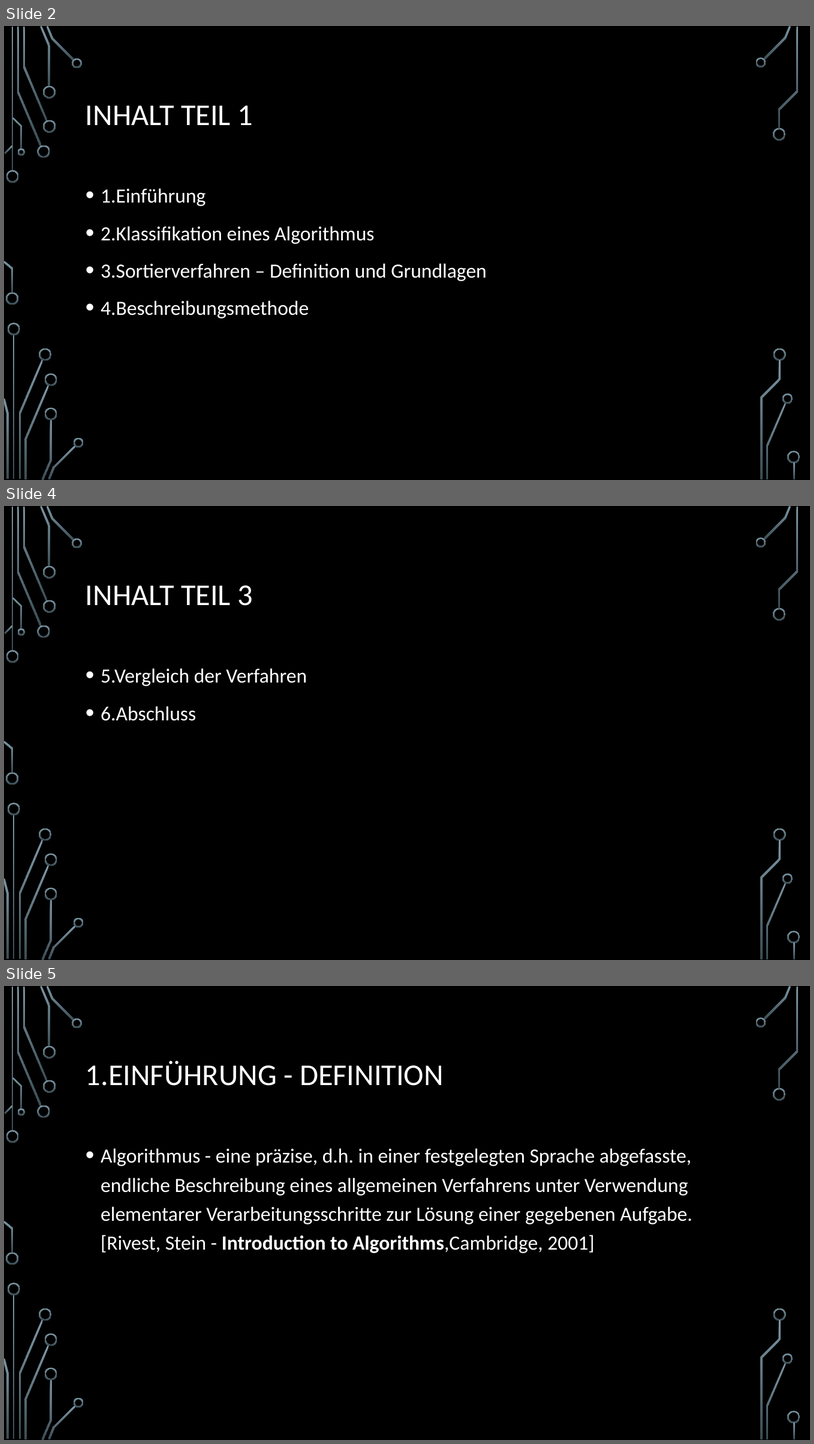
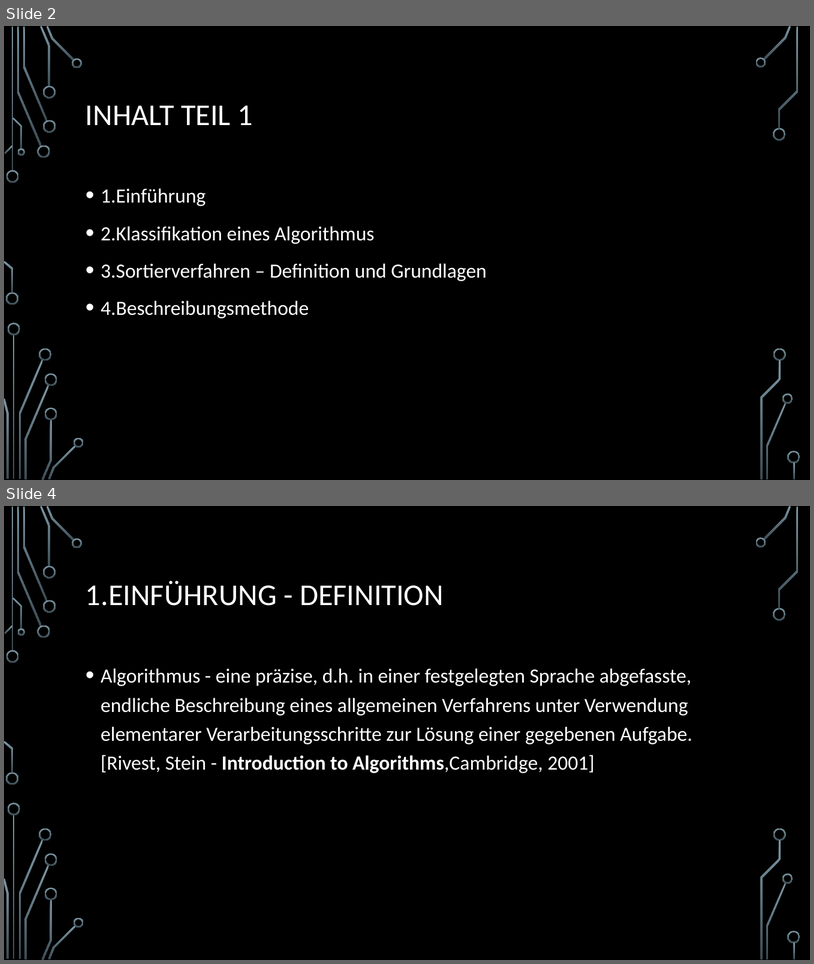
Before and after one commit to d-petrov/SortingAlgorithms, a slide deck: docs/sorting algorithms - presentation/Sortierverfahren.pptx. Shown one above the other, each under a label of ours: slides 2, 4 and 5 before the commit, slides 2 and 4 after it; the slides between them are not shown. The pictures are 814x1444 and 814x964 pixels, drawn with LibreOffice and Linux fonts; fonts in the diff are those of the drawing; background and template pictures are left out. Boxes give left, top, right and bottom in pixels: in the first picture for what was removed or moved away, otherwise in the second. Text is boxed around its words. In the diff, an @@ line names an element or a change of style, - is before the commit and + after.

```diff
--- a/docs/sorting algorithms - presentation/Sortierverfahren.pptx
+++ b/docs/sorting algorithms - presentation/Sortierverfahren.pptx
@@ slide 4 removed at [4,506,810,960], background picture (left out); not listed: 36 template elements that a slide beside it also shows @@
@@ title removed at [86,585,253,606] @@
-INHALT TEIL 3
@@ text removed at [101,668,307,721] @@
-• 5.Vergleich der Verfahren
-• 6.Abschluss
@@ what was slide 5 is now slide 4 @@
```
Also in this commit, not shown: 2 slides changed, 5 slides added.
